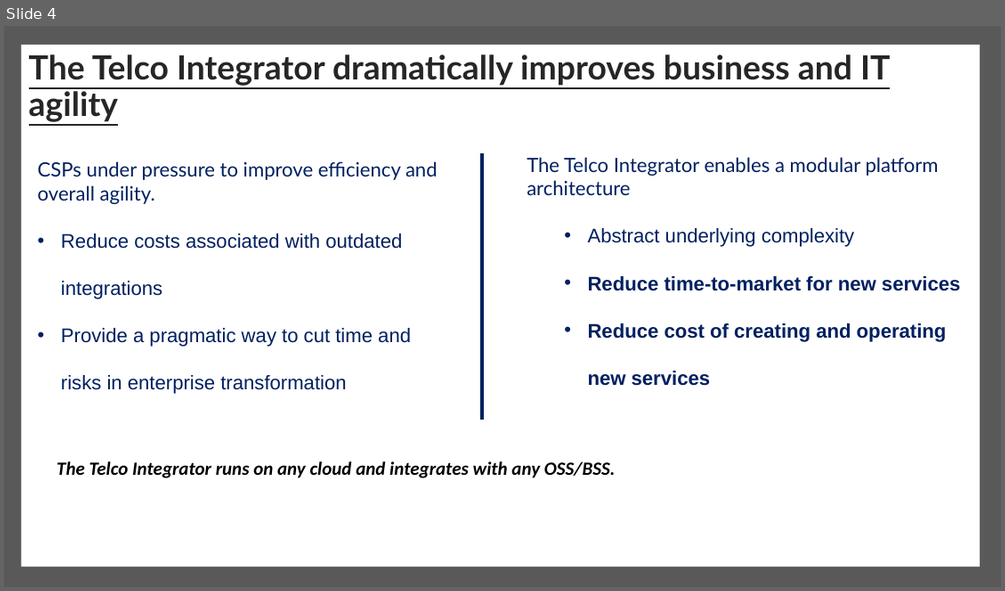
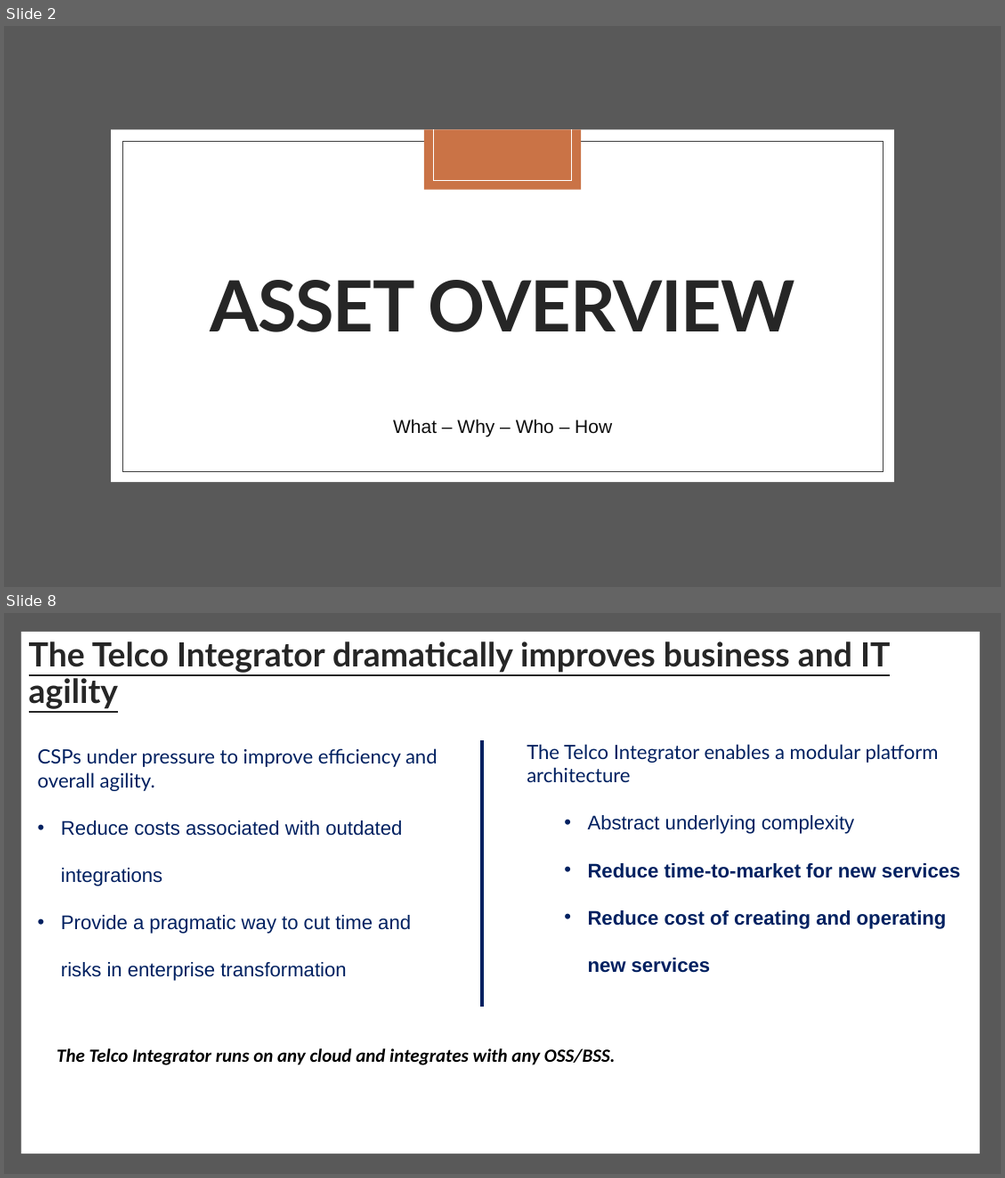
Before and after one commit to IBM/telco-integrator, a slide deck: Business/Telco Integrator - Business Case.pptx. Shown one above the other, each under a label of ours: slide 4 before the commit, slides 2 and 8 after it; the slides between them are not shown. The pictures are 1005x591 and 1005x1178 pixels, drawn with LibreOffice and Linux fonts; fonts in the diff are those of the drawing. Boxes give left, top, right and bottom in pixels: in the first picture for what was removed or moved away, otherwise in the second. Text is boxed around its words. In the diff, an @@ line names an element or a change of style, - is before the commit and + after.

```diff
--- a/Business/Telco Integrator - Business Case.pptx
+++ b/Business/Telco Integrator - Business Case.pptx
@@ slide 2 added at (x1=4, y1=26, x2=1001, y2=587), background #FFFFFF @@
@@ rectangle added at (x1=4, y1=26, x2=1001, y2=587), fill #595959 @@
@@ rectangle added at (x1=111, y1=130, x2=894, y2=483), fill #FFFFFF @@
@@ rectangle added at (x1=424, y1=130, x2=582, y2=190), fill #CA7346 @@
@@ line added from (433, 130) to (433, 180), #FFFFFF 0.5 pt @@
@@ line added from (572, 130) to (572, 180), #FFFFFF 0.5 pt @@
@@ rectangle added at (x1=122, y1=141, x2=882, y2=471), outline #404040 0.5 pt @@
@@ line added from (433, 180) to (572, 180), #FFFFFF 0.5 pt @@
@@ title added at (x1=210, y1=280, x2=795, y2=332), 68 pt, text #262626, bold @@
+ASSET OVERVIEW
@@ text added at (x1=393, y1=418, x2=612, y2=437), 18 pt, text #0D0D0D @@
+What – Why – Who – How
@@ what was slide 4 is now slide 8 @@
```
Also in this commit, not shown: 4 slides changed, 9 other slides added.
